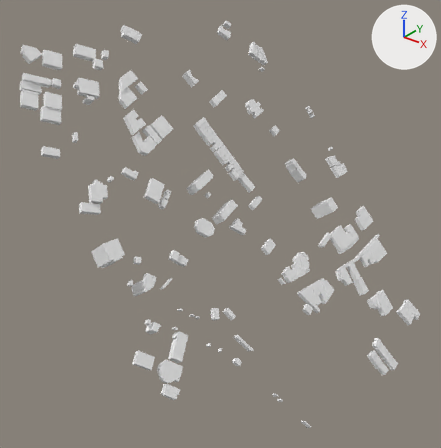
What one commit did to the glTF model foss4g-2025/public/premade-output/tileset/buildings/data/RC013.glb.
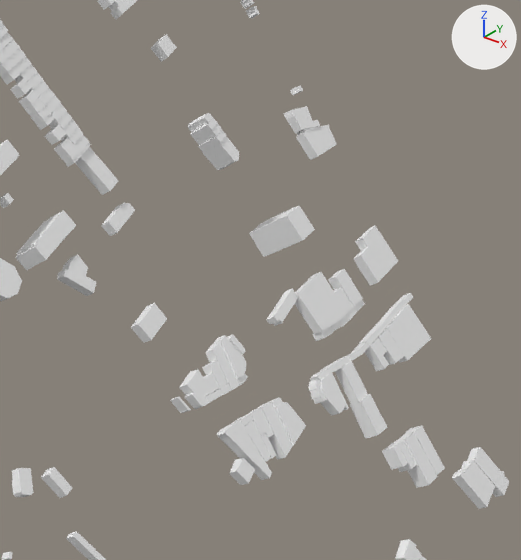
Each version appears first whole from a 50 mm lens placed at (-5087792.0, 465782.0, -3804355.0), pointed at (-5088278.0, 466390.0, -3804731.0), and next in a close-up on the part from 47% to 96% of the width and 25% to 77% of the height. Arrows for +X, +Y and +Z are at upper right; the lights stay in place. Where no turn or scale is listed for an object, it has been applied to the vertices. Vertices at the same position are counted once.

Objects in the first close-up: 'node'.
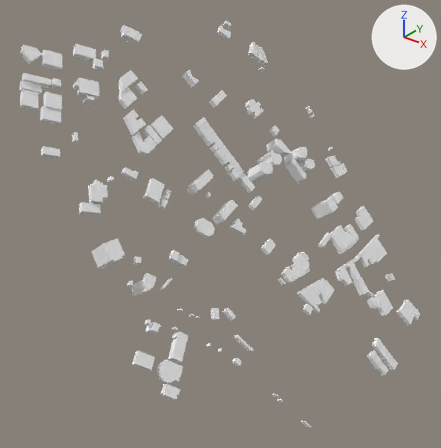
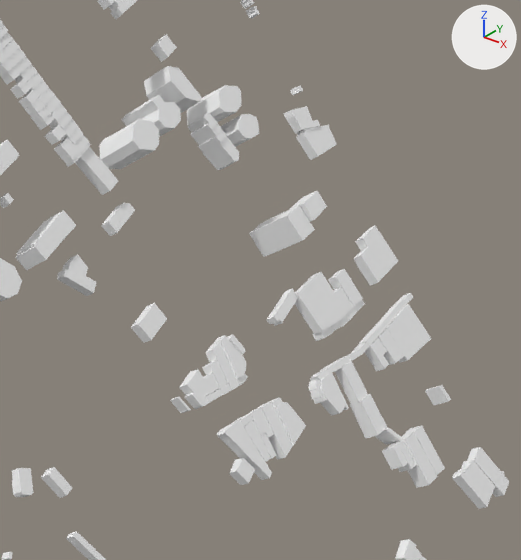
Where the change shows, as pixel boxes [x1, y1, x2, y2] in the close-ups (521 x 560 px; the box of a moved part takes in the faces that stretch with it):
part 1 of me_mesh_0, added
    after: [121, 94, 181, 137]
part 2 of me_mesh_0, added
    after: [220, 114, 259, 147]
part 3 of me_mesh_0, added
    after: [187, 85, 241, 125]
part 4 of me_mesh_0, added
    after: [99, 119, 159, 169]
part 5 of me_mesh_0, added
    after: [425, 385, 451, 405]
part 6 of me_mesh_0, added
    after: [144, 66, 202, 113]
part 7 of me_mesh_0, moved or reshaped
    before: [256, 321, 341, 409]
    after: [256, 321, 404, 445]
part 8 of me_mesh_0, added
    after: [290, 191, 327, 222]

What the commit changed:
me_mesh_0 is used by ob_node; location (-5088250.0, 466421.9, -3804733.2).
me_mesh_0 had 2632 vertices, 4460 faces and spanned x -191.0..195.0, y -263.0..253.0, z -247.0..264.0.
me_mesh_0 now has 2750 vertices, 4664 faces and spans x -191.0..195.0, y -263.0..253.0, z -247.0..264.0.
me_mesh_0 part 1: a new loose piece of 20 vertices spanning x -57.0..-17.0, y 87.0..112.0, z 37.0..75.0, in mat_color_material.
me_mesh_0 part 2: a new loose piece of 18 vertices spanning x -35.0..5.0, y 149.0..175.0, z 14.0..50.0, in mat_color_material.
me_mesh_0 part 3: a new loose piece of 16 vertices spanning x -44.0..-7.0, y 142.0..171.0, z 33.0..69.0, in mat_color_material.
me_mesh_0 part 4: a new loose piece of 16 vertices spanning x -54.0..-14.0, y 57.0..84.0, z 29.0..67.0, in mat_color_material.
me_mesh_0 part 5: a new loose piece of 14 vertices spanning x 120.0..138.0, y 222.0..227.0, z -156.0..-138.0, in mat_color_material.
me_mesh_0 part 6: a new loose piece of 14 vertices spanning x -56.0..-18.0, y 111.0..132.0, z 50.0..89.0, in mat_color_material.
Part 7, on me_mesh_0:
1 vertex is removed from x 72.0, y 65.0, z -105.0.
51 faces are deleted.
13 vertices are added at x 72.0..133.0, y 66.0..165.0, z -158.0..-105.0.
71 new faces join them.
Part 8, on me_mesh_0:
8 vertices are added at x 25.0..44.0, y 177.0..199.0, z -28.0..-6.0.
12 new faces join them.
